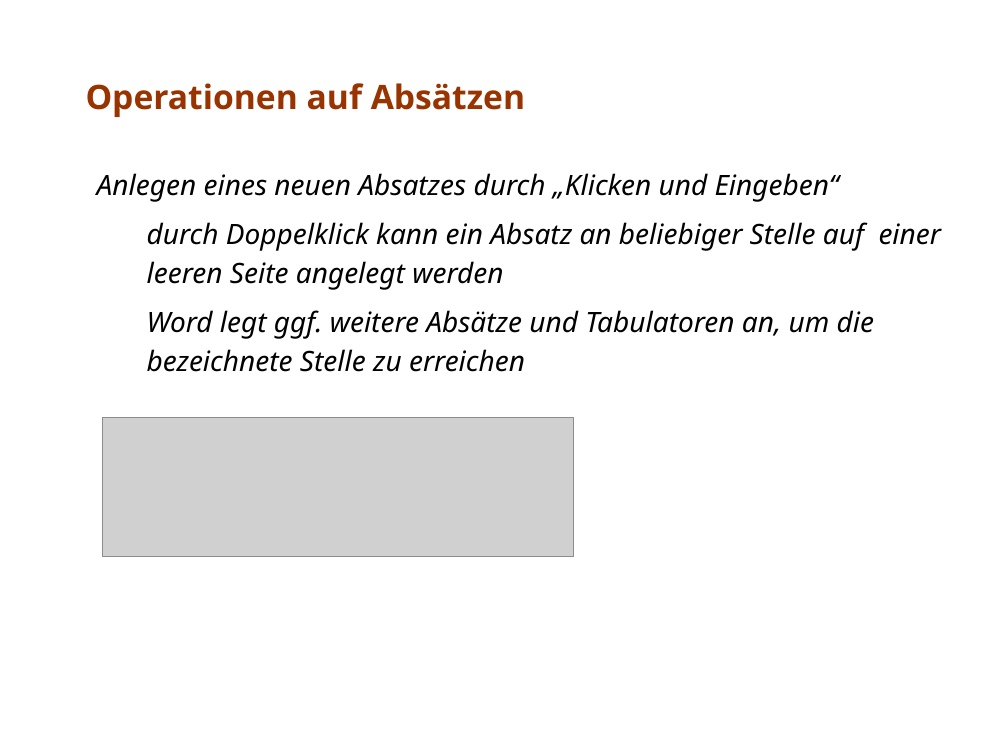
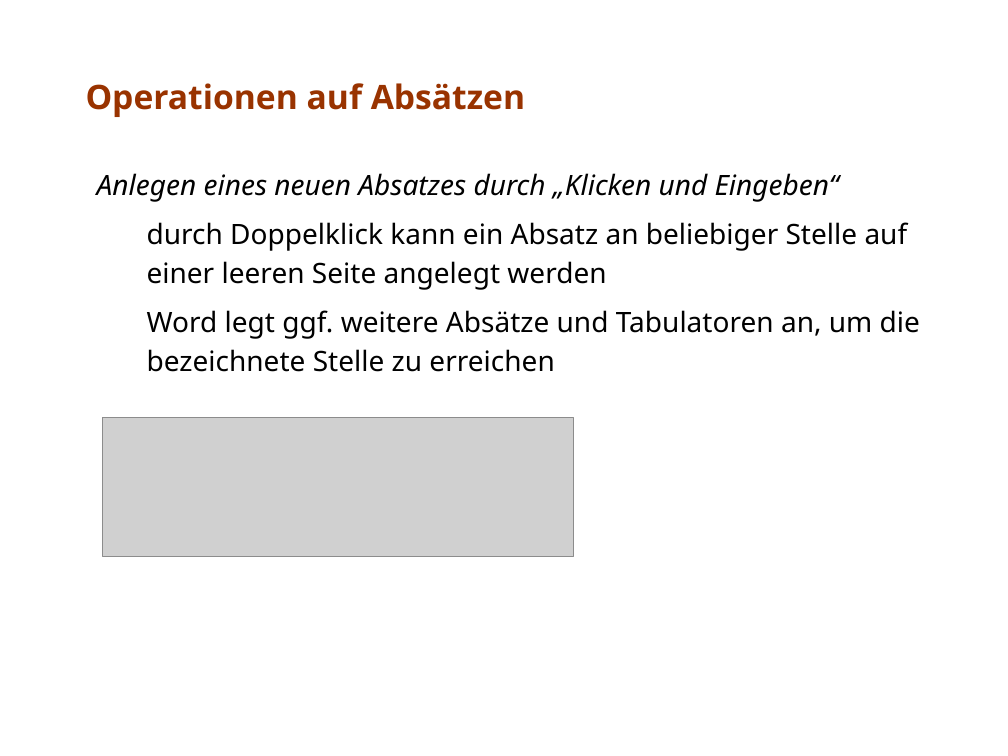
Before and after one commit to stzschoppe/sw-ergonomie, a slide deck: slide 9 of aufgabe7/office/ppt/praes.ppt. Drawn at 1008x756 pixels with LibreOffice and Linux fonts; fonts in the diff are those of the drawing; grey boxes stand for pictures. Boxes give left, top, right and bottom in pixels: in the first picture for what was removed or moved away, otherwise in the second. Text is boxed around its words. In the diff, an @@ line names an element or a change of style, - is before the commit and + after.

```diff
--- a/aufgabe7/office/ppt/praes.ppt
+++ b/aufgabe7/office/ppt/praes.ppt
@@ subtitle at [147, 222, 920, 372]: italic off in "durch Doppelklick kann ein Absatz an beliebiger ...", "Word legt ggf. weitere Absätze und Tabulatoren ..." @@
```
Also in this commit, not shown: 3 other slides changed.
